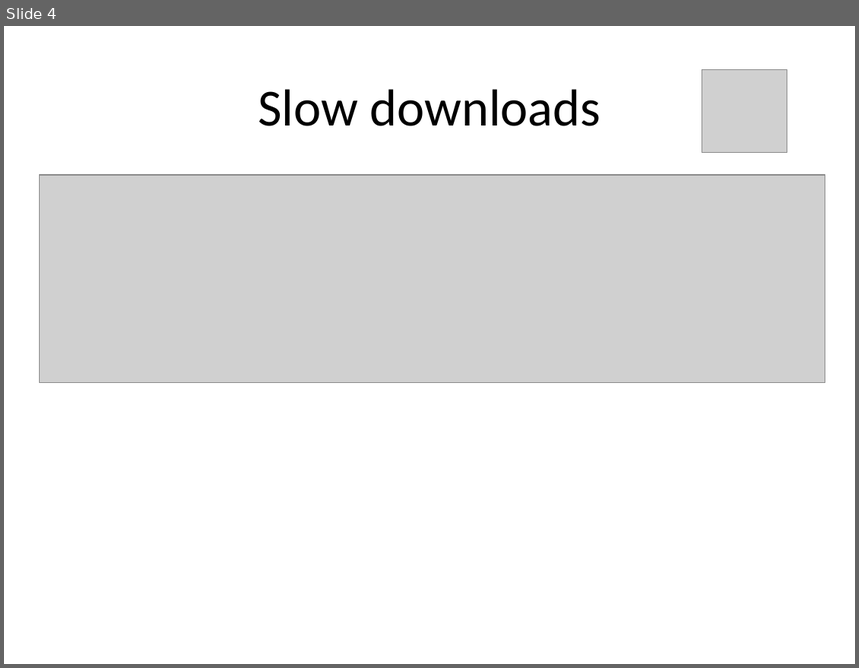
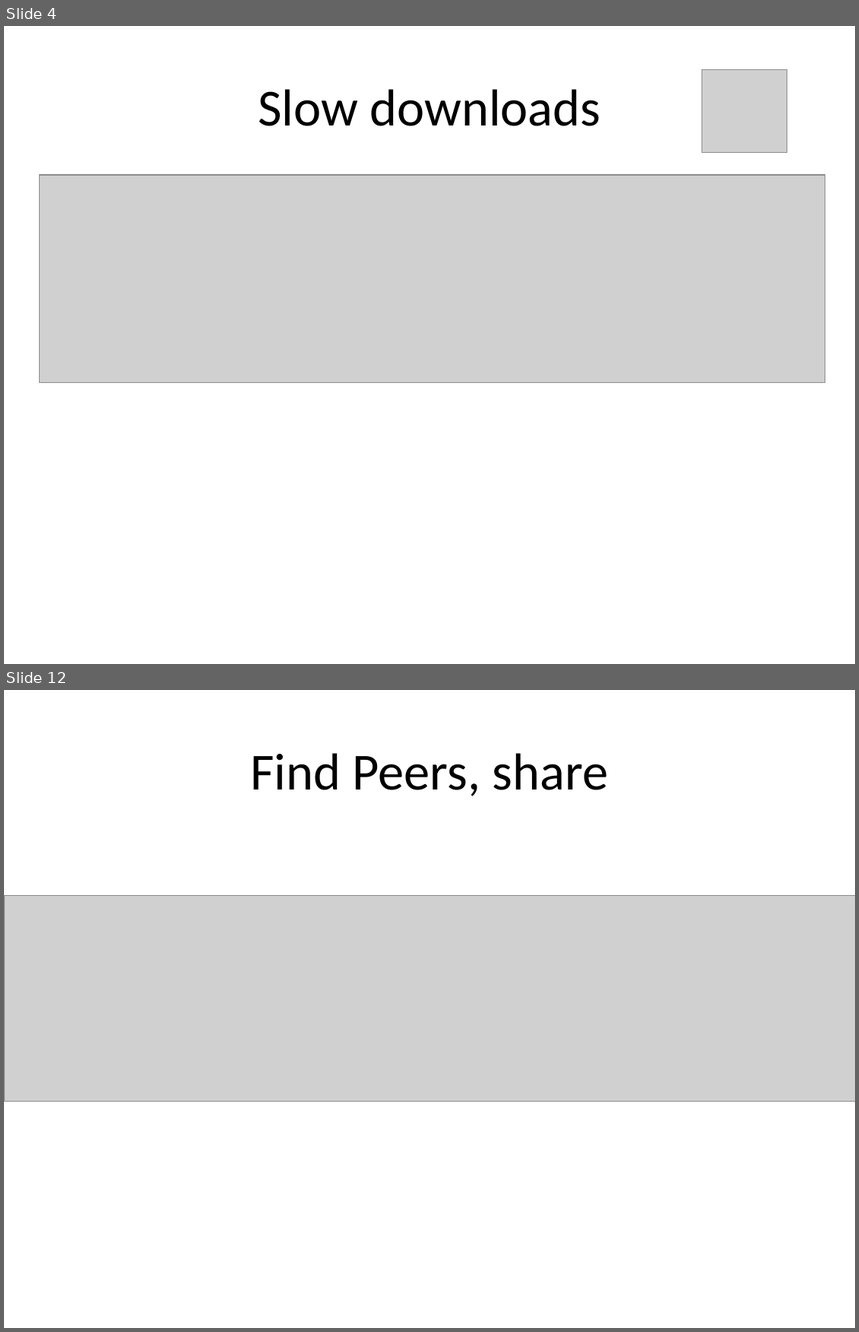
Before and after one commit to rdp/p2pwebclient, a slide deck: thesis_presentation/How to Make the Internet Faster.pptx. Shown one above the other, each under a label of ours: slide 4 before the commit, slides 4 and 12 after it; the slides between them are not shown. The pictures are 859x668 and 859x1332 pixels, drawn with LibreOffice and Linux fonts; fonts in the diff are those of the drawing; grey boxes stand for pictures. Boxes give left, top, right and bottom in pixels: in the first picture for what was removed or moved away, otherwise in the second. Text is boxed around its words. In the diff, an @@ line names an element or a change of style, - is before the commit and + after.

```diff
--- a/thesis_presentation/How to Make the Internet Faster.pptx
+++ b/thesis_presentation/How to Make the Internet Faster.pptx
@@ slide 12 added at box(4, 690, 855, 1328), background #FFFFFF @@
@@ title added at box(250, 753, 608, 796), 44 pt, text #000000 @@
+Find Peers, share
@@ picture added at box(4, 896, 855, 1102) @@
```
Also in this commit, not shown: 6 slides changed, 17 other slides added, 1 other file.
